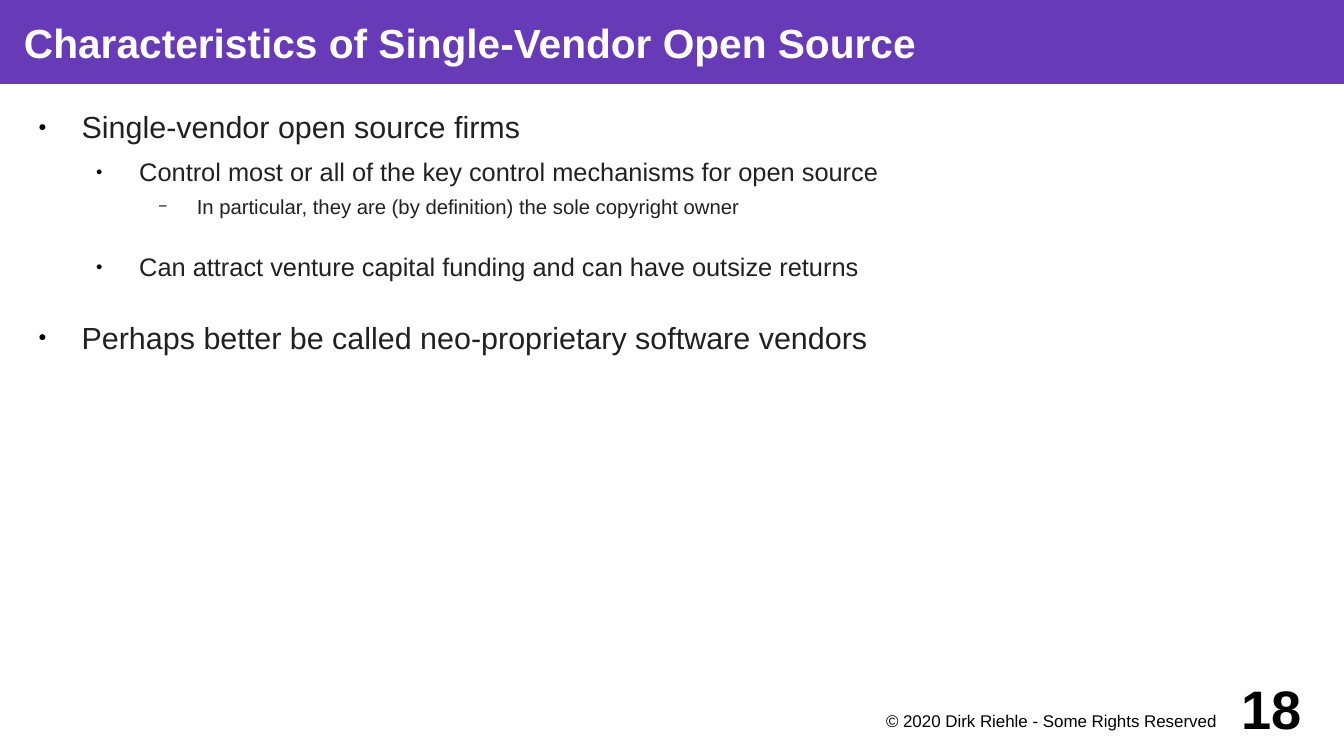
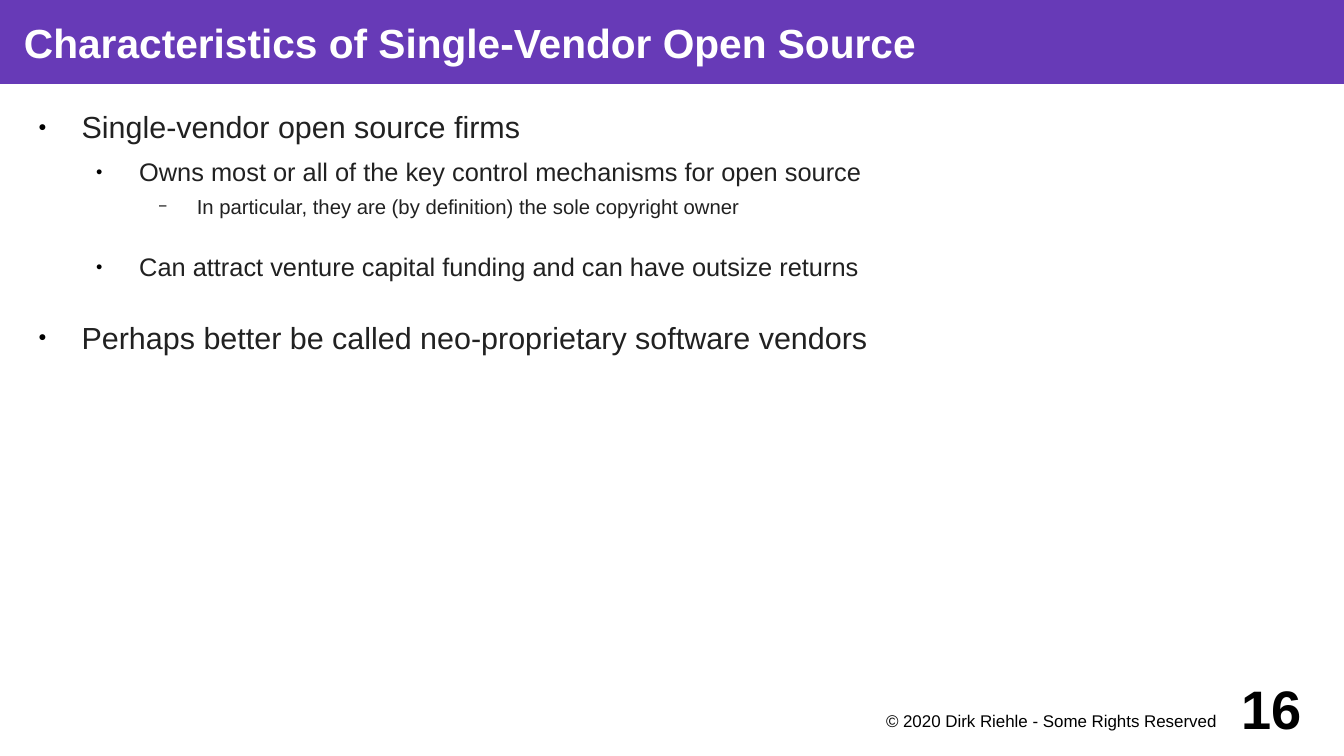
Before and after one commit to dirkriehle/coss-course, a slide deck: slide 16 of Lecture slides/COSS C03 - Commercial Open Source.odp (slide 18 before the commit). Drawn at 1344x756 pixels with LibreOffice and Linux fonts; fonts in the diff are those of the drawing. Boxes give left, top, right and bottom in pixels: in the first picture for what was removed or moved away, otherwise in the second. Text is boxed around its words. In the diff, an @@ line names an element or a change of style, - is before the commit and + after.

Commit message:
Post-talk fixes do C03 Commercial Open Source

```diff
--- a/Lecture slides/COSS C03 - Commercial Open Source.odp
+++ b/Lecture slides/COSS C03 - Commercial Open Source.odp
@@ text at <box>139,162,861,187</box>: text changed @@
-  ● Control most or all of the key control mechanisms for open source
+  ● Owns most or all of the key control mechanisms for open source
@@ page number at <box>1242,691,1302,730</box>: text changed @@
-18
+16
```
Also in this commit, not shown: 20 other slides changed, 3 slides removed, 2 other files.
